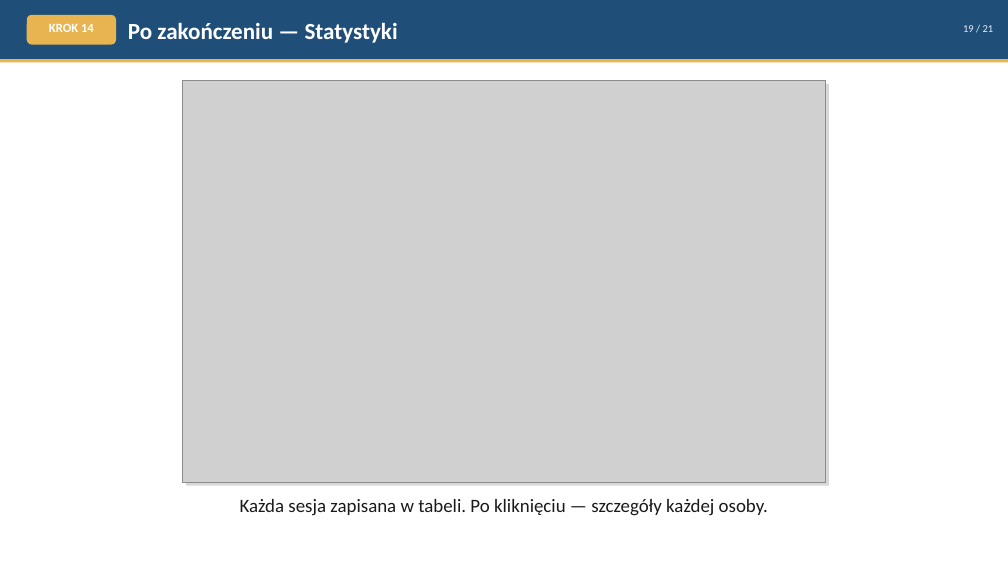
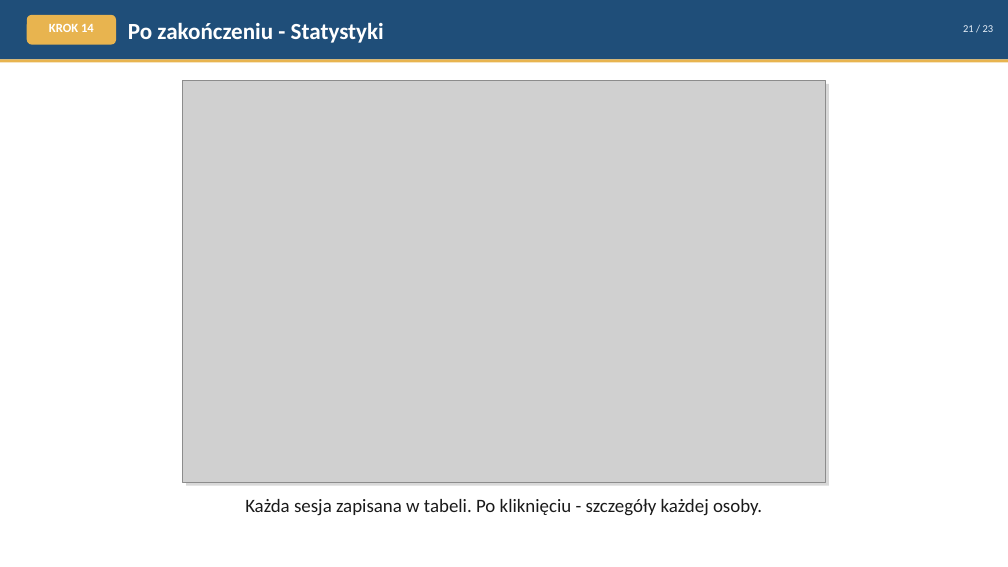
Before and after one commit to rdest-devs/cogniro, a slide deck: slide 21 of docs/cogniro-presentation.pptx (slide 19 before the commit). Drawn at 1008x567 pixels with LibreOffice and Linux fonts; fonts in the diff are those of the drawing; grey boxes stand for pictures. Boxes give left, top, right and bottom in pixels: in the first picture for what was removed or moved away, otherwise in the second. Text is boxed around its words. In the diff, an @@ line names an element or a change of style, - is before the commit and + after.

```diff
--- a/docs/cogniro-presentation.pptx
+++ b/docs/cogniro-presentation.pptx
@@ text at bbox=[128, 22, 384, 43]: text changed @@
-Po zakończeniu — Statystyki
+Po zakończeniu - Statystyki
@@ text at bbox=[963, 25, 994, 32]: text changed @@
-19 / 21
+21 / 23
@@ text at bbox=[245, 499, 762, 516]: text changed @@
-Każda sesja zapisana w tabeli. Po kliknięciu — szczegóły każdej osoby.
+Każda sesja zapisana w tabeli. Po kliknięciu - szczegóły każdej osoby.
```
Also in this commit, not shown: 18 other slides changed, 2 slides added.
